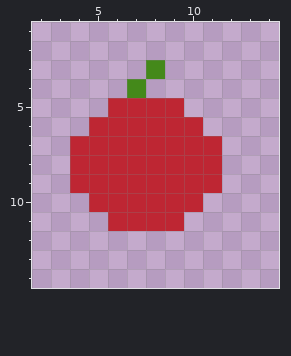
File history of a pixel-art file, assets/food/apple.aseprite. The picture above is the old version.
16x16 pixels, 1 frame. Shown: x 2..14, y 1..14.
The same view after the edit:
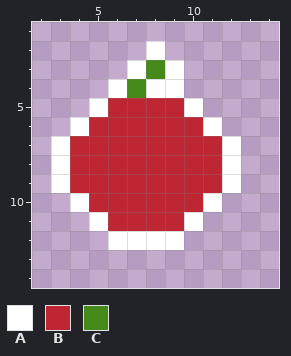
Palette (. is transparent): A #ffffff  B #be2633  C #44891a
What changed:
y 2: x 8 . -> A
y 3: x 7 . -> A; x 9 . -> A
y 4: x 6 . -> A; x 8..9 .. -> AA
y 5: x 5 . -> A; x 10 . -> A
y 6: x 4 . -> A; x 11 . -> A
y 7..9: x 3 . -> A; x 12 . -> A
y 10: x 4 . -> A; x 11 . -> A
y 11: x 5 . -> A; x 10 . -> A
y 12: x 6..9 .... -> AAAA
Changed places in both pictures, as pixel boxes (x1, y1, x2, y2):
added: (51, 41, 241, 250)
